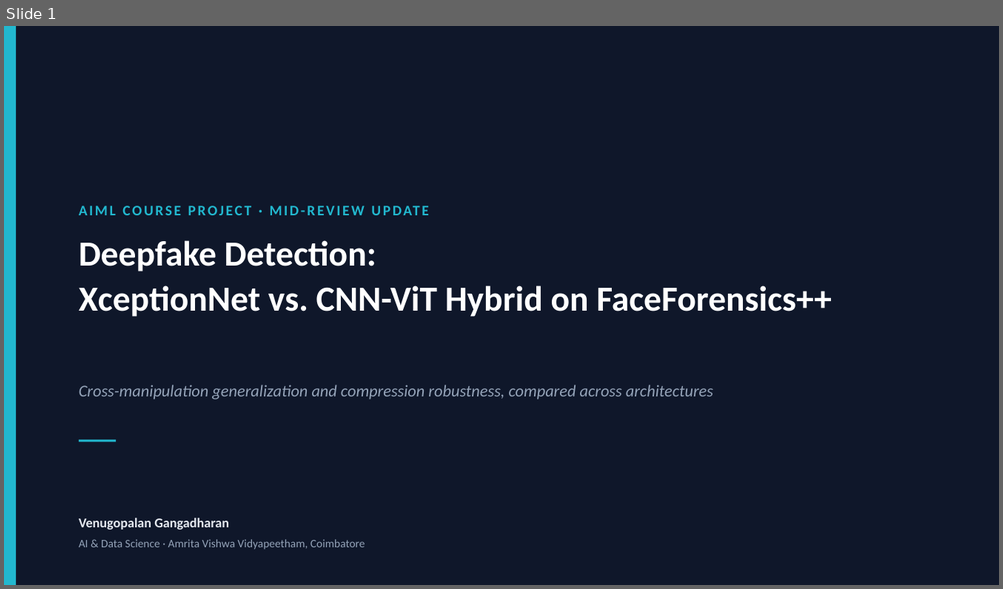
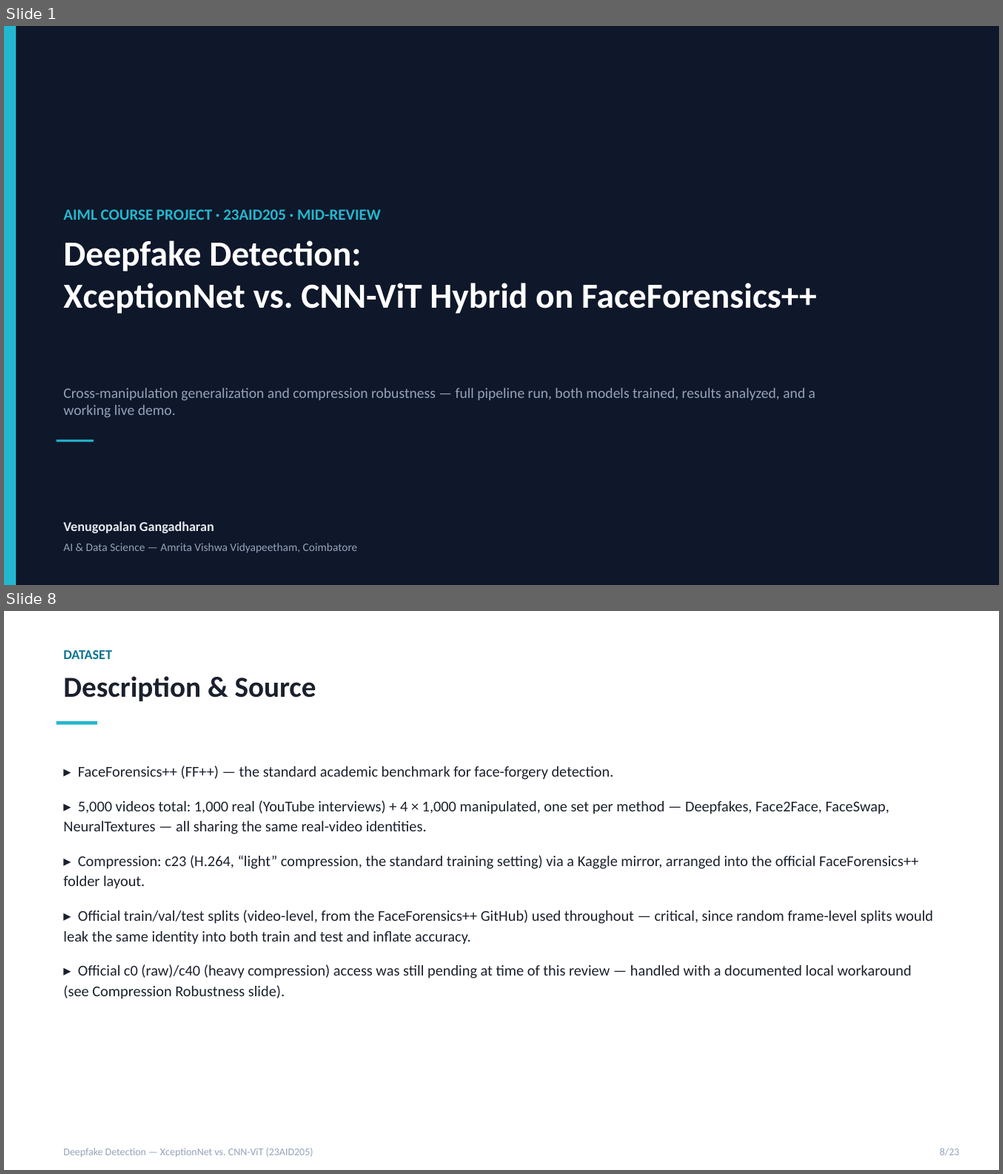
Before and after one commit to DUNE-ODYSSEY/deepfake-detection, a slide deck: docs/mid_review_update.pptx. Shown one above the other, each under a label of ours: slide 1 before the commit, slides 1 and 8 after it; the slides between them are not shown. The pictures are 1003x589 and 1003x1174 pixels, drawn with LibreOffice and Linux fonts; fonts in the diff are those of the drawing. Boxes give left, top, right and bottom in pixels: in the first picture for what was removed or moved away, otherwise in the second. Text is boxed around its words. In the diff, an @@ line names an element or a change of style, - is before the commit and + after.

```diff
--- a/docs/mid_review_update.pptx
+++ b/docs/mid_review_update.pptx
@@ slide 8 added at (x1=4, y1=611, x2=999, y2=1170), background #FFFFFF @@
@@ text added at (x1=63, y1=650, x2=112, y2=659), 13 pt, text #0E7490, bold @@
+DATASET
@@ text added at (x1=63, y1=676, x2=316, y2=701), 28 pt, text #1A202C, bold @@
+Description & Source
@@ rectangle added at (x1=57, y1=721, x2=97, y2=724), fill #22B8CF @@
@@ text added at (x1=63, y1=766, x2=933, y2=999), 14.5 pt, text #1A202C @@
+▸ FaceForensics++ (FF++) — the standard academic benchmark for face-forgery detection.
+▸ 5,000 videos total: 1,000 real (YouTube interviews) + 4 × 1,000 manipulated, one set per method — Deepfakes, Face2Face, FaceSwap, NeuralTextures — all sharing the same real-video identities.
+▸ Compression: c23 (H.264, “light” compression, the standard training setting) via a Kaggle mirror, arranged into the official FaceForensics++ folder layout.
+▸ Official train/val/test splits (video-level, from the FaceForensics++ GitHub) used throughout — critical, since random frame-level splits would leak the same identity into both train and test and inflate accuracy.
+▸ Official c0 (raw)/c40 (heavy compression) access was still pending at time of this review — handled with a documented local workaround (see Compression Robustness slide).
@@ text added at (x1=63, y1=1148, x2=313, y2=1157), 10 pt, text #94A3B8 @@
+Deepfake Detection — XceptionNet vs. CNN-ViT (23AID205)
@@ text added at (x1=939, y1=1148, x2=959, y2=1156), 10 pt, text #94A3B8 @@
+8/23
@@ slide 1 changed as well @@
@@ text at (x1=63, y1=210, x2=381, y2=220): text changed; size 14 to 15 pt @@
-AIML COURSE PROJECT · MID-REVIEW UPDATE
+AIML COURSE PROJECT · 23AID205 · MID-REVIEW
@@ text "Deepfake Detection:" at (x1=63, y1=241, x2=817, y2=314): line spacing 1.08 to 1 @@
@@ text at (x1=63, y1=388, x2=815, y2=418): text changed; size 16 to 14 pt; italic off @@
-Cross-manipulation generalization and compression robustness, compared across architectures
+Cross-manipulation generalization and compression robustness — full pipeline run, both models trained, results analyzed, and a working live demo.
@@ 2 texts, 1 rectangle moved together from (x1=79, y1=241, x2=831, y2=530) to (x1=57, y1=241, x2=817, y2=534) @@
@@ text at (x1=63, y1=543, x2=358, y2=554): text changed @@
-AI & Data Science · Amrita Vishwa Vidyapeetham, Coimbatore
+AI & Data Science — Amrita Vishwa Vidyapeetham, Coimbatore
```
Also in this commit, not shown: 1 other slide changed, 20 other slides added, 7 slides removed, 1 other file.
